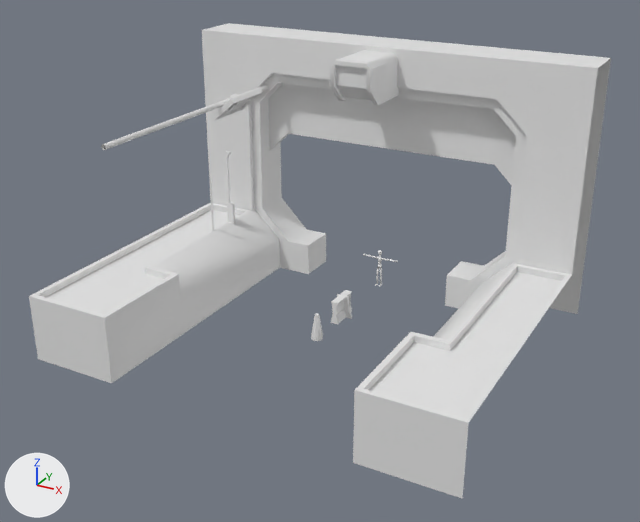
Before and after pictures for a commit that changed the FBX model Assets/Greybox lvl's/Props/Alley sys props/Gate 1.fbx.
The view is the same before and after, from a 50 mm camera at (0.707, -1.56, 0.797) aimed at (0.009, -0.291, 0.162). The axes (+X, +Y, +Z) are drawn at lower left. The lights are the same throughout. Where no turn or scale is listed for an object, it has been applied to the vertices. Vertices at the same position are counted once.

The first picture shows 'Gate_main', 'Gate_part_top', 'Left_Joint_2', 'Left_Shin', 'Left_Thigh', 'Rail_upper', 'Right_Lower_Arm'.
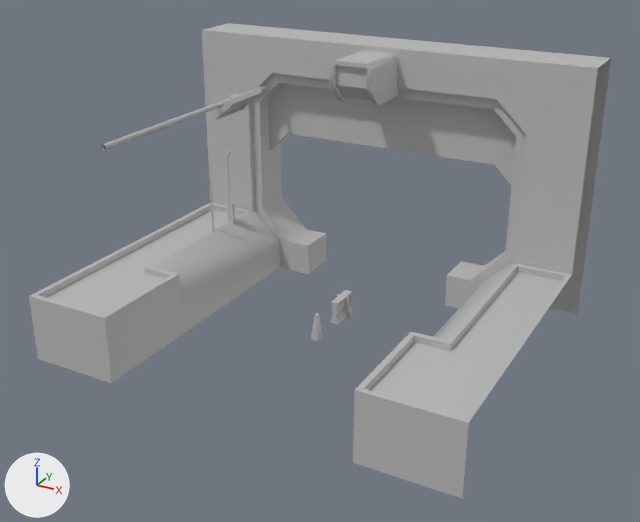
Location of each change, [x1, y1, x2, y2] in pixels of the pictures (640 x 522 px):
'Gate_part_top', recoloured
    both: [330, 50, 399, 105]
'Spotcap', deleted
    before: [229, 103, 239, 111]
'Upper_Body', deleted
    before: [378, 257, 382, 262]
'Figure', deleted
    before: [377, 264, 382, 268]
'Left_Shin', deleted
    before: [380, 277, 382, 284]
'Left_Thigh', deleted
    before: [380, 269, 382, 276]
part 1 of me_mesh_031, recoloured
    both: [29, 23, 611, 499]

Patch to the scene script:
```diff
--- a/Assets/Greybox lvl's/Props/Alley sys props/Gate 1.fbx.py
+++ b/Assets/Greybox lvl's/Props/Alley sys props/Gate 1.fbx.py
@@ me_mesh_032 @@
 me_mesh_032.from_pydata(...)  # 38 vertices, 34 faces; spans x -0.04..0.04, y -0.06..0.191, z -0.04..0.04
+me_mesh_032.materials.append(mat_gate_mat)  # grey #bcbcbc
@@ me_mesh_031 @@
-me_mesh_031.from_pydata(...)  # 185 vertices, 170 faces; spans x -0.4..0.4, y -0.591..0.05, z -0.25..0.25
+me_mesh_031.from_pydata(...)  # 185 vertices, 168 faces; spans x -0.4..0.4, y -0.591..0.05, z -0.25..0.25
+# me_mesh_031 part 1: 168 faces spanning x -0.4..0.4, y -0.591..0.05, z -0.25..0.25 switch from no material to mat_gate_mat (grey #bcbcbc)
@@ ob_right_joint_3 @@
-ob_right_joint_3 = bpy.data.objects.new('Right_Joint_3', me_mesh_012)
@@ ob_left_upper_arm @@
-ob_left_upper_arm = bpy.data.objects.new('Left_Upper_Arm', me_mesh_014)
@@ ob_right_lower_arm @@
-ob_right_lower_arm = bpy.data.objects.new('Right_Lower_Arm', me_mesh_021)
@@ ob_spotcap @@
-ob_spotcap = bpy.data.objects.new('Spotcap', me_mesh_037)
@@ ob_right_upper_arm @@
-ob_right_upper_arm = bpy.data.objects.new('Right_Upper_Arm', me_mesh_020)
@@ ob_left_joint_6 @@
-ob_left_joint_6 = bpy.data.objects.new('Left_Joint_6', me_mesh_019)
@@ ob_left_joint_3 @@
-ob_left_joint_3 = bpy.data.objects.new('Left_Joint_3', me_mesh_006)
@@ ob_figure @@
-ob_figure = bpy.data.objects.new('Figure', me_mesh)
@@ ob_left_foot @@
 ob_left_foot = bpy.data.objects.new('Left_Foot', me_mesh_003)
-ob_left_foot.parent = ob_left_shin
 ob_left_foot.location = (0.0175, -1.875, 0.0)
@@ ob_right_thigh @@
-ob_right_thigh = bpy.data.objects.new('Right_Thigh', me_mesh_007)
@@ ob_neck @@
-ob_neck = bpy.data.objects.new('Neck', me_mesh_027)
@@ ob_right_foot @@
 ob_right_foot = bpy.data.objects.new('Right_Foot', me_mesh_009)
-ob_right_foot.parent = ob_right_shin
 ob_right_foot.location = (-0.0175, -1.875, 0.0)
@@ ob_right_hand @@
 ob_right_hand = bpy.data.objects.new('Right_Hand', me_mesh_022)
-ob_right_hand.parent = ob_right_lower_arm
 ob_right_hand.location = (-1.273, 0.0, 0.0)
@@ ob_joint @@
-ob_joint = bpy.data.objects.new('Joint', me_mesh_028)
@@ ob_head @@
 ob_head = bpy.data.objects.new('Head', me_mesh_026)
-ob_head.parent = ob_upper_body
 ob_head.location = (0.0, 1.635, 0.0)
@@ ob_right_joint @@
-ob_right_joint = bpy.data.objects.new('Right_Joint', me_mesh_010)
@@ ob_left_joint_2 @@
-ob_left_joint_2 = bpy.data.objects.new('Left_Joint_2', me_mesh_005)
@@ ob_left_shin @@
-ob_left_shin = bpy.data.objects.new('Left_Shin', me_mesh_002)
@@ ob_right_joint_2 @@
-ob_right_joint_2 = bpy.data.objects.new('Right_Joint_2', me_mesh_011)
@@ ob_left_thigh @@
-ob_left_thigh = bpy.data.objects.new('Left_Thigh', me_mesh_001)
@@ ob_left_lower_arm @@
 ob_left_lower_arm = bpy.data.objects.new('Left_Lower_Arm', me_mesh_015)
-ob_left_lower_arm.parent = ob_left_upper_arm
 ob_left_lower_arm.location = (1.448, 0.0, 0.0)
@@ ob_right_joint_6 @@
-ob_right_joint_6 = bpy.data.objects.new('Right_Joint_6', me_mesh_025)
@@ ob_upper_body @@
-ob_upper_body = bpy.data.objects.new('Upper_Body', me_mesh_013)
@@ ob_right_shin @@
-ob_right_shin = bpy.data.objects.new('Right_Shin', me_mesh_008)
@@ ob_right_joint_5 @@
-ob_right_joint_5 = bpy.data.objects.new('Right_Joint_5', me_mesh_024)
```
